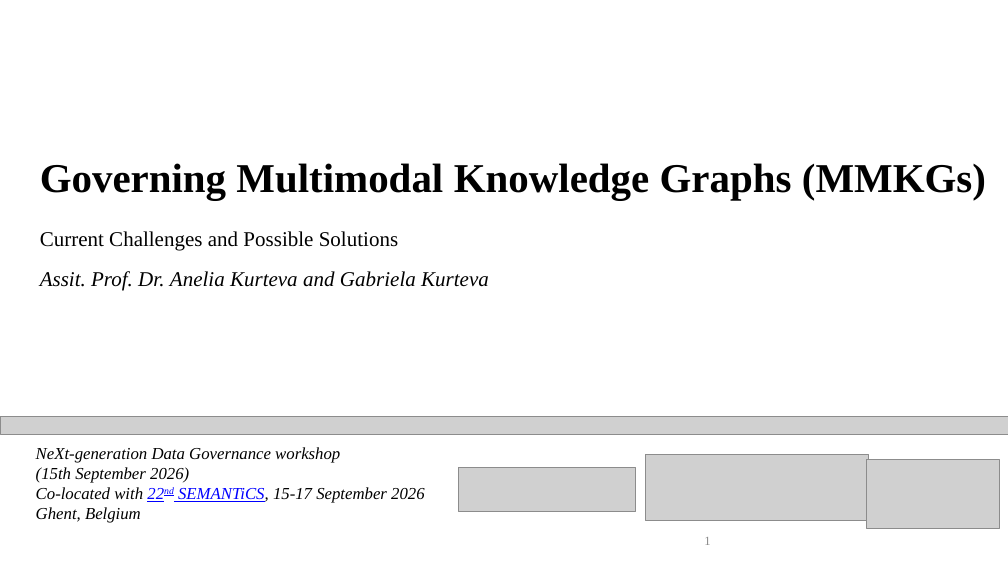
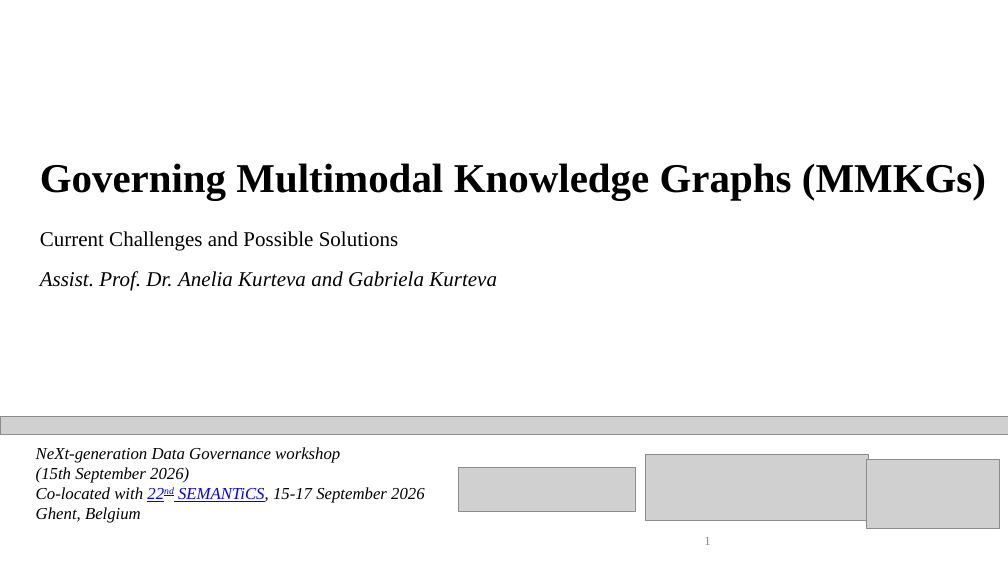
Before and after one commit to nxdg-workshop/2026, a slide deck: slide 1 of assets/slides/AKurteva.pptx. Drawn at 1008x567 pixels with LibreOffice and Linux fonts; fonts in the diff are those of the drawing; grey boxes stand for pictures. Boxes give left, top, right and bottom in pixels: in the first picture for what was removed or moved away, otherwise in the second. Text is boxed around its words. In the diff, an @@ line names an element or a change of style, - is before the commit and + after.

```diff
--- a/assets/slides/AKurteva.pptx
+++ b/assets/slides/AKurteva.pptx
@@ text at [40,271,497,291]: text changed @@
-Assit. Prof. Dr. Anelia Kurteva and Gabriela Kurteva
+Assist. Prof. Dr. Anelia Kurteva and Gabriela Kurteva
```
